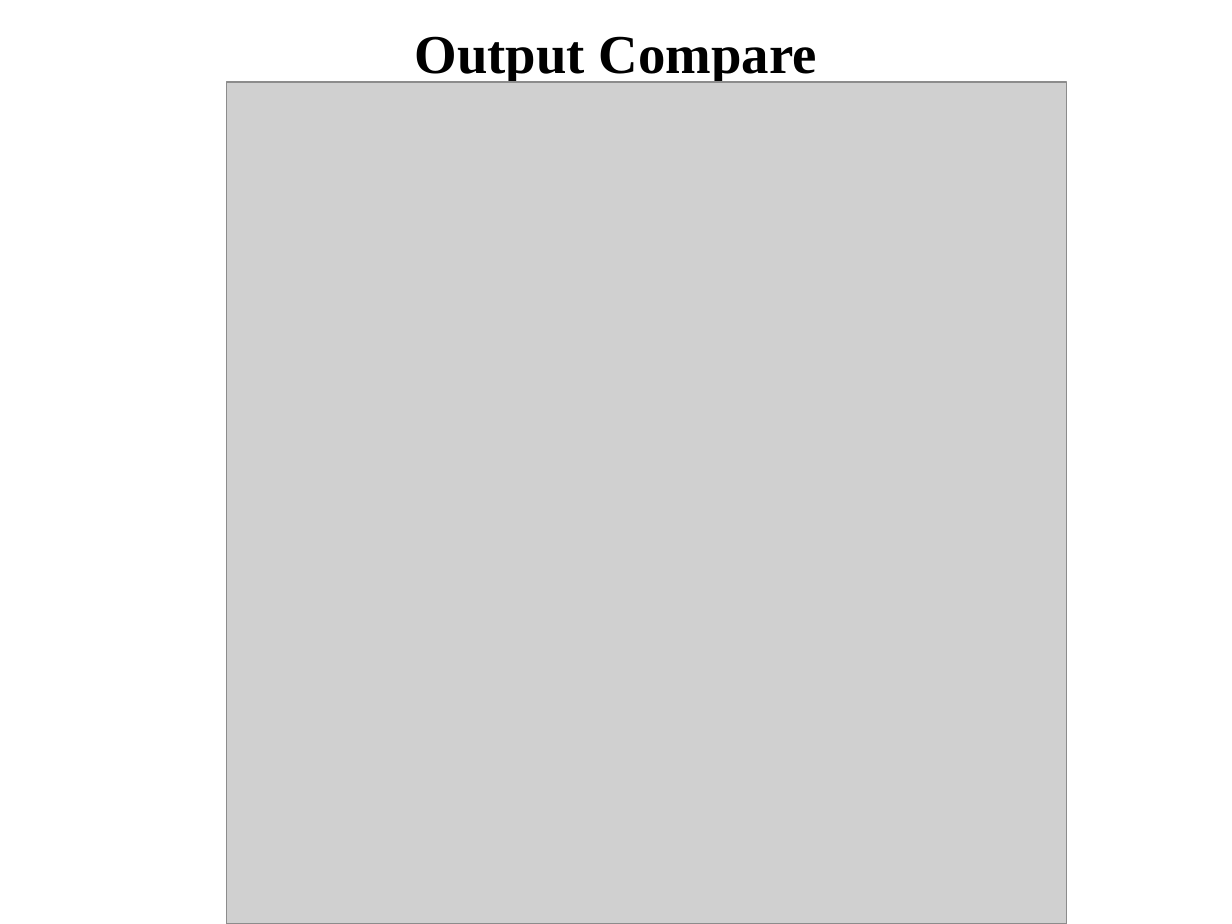
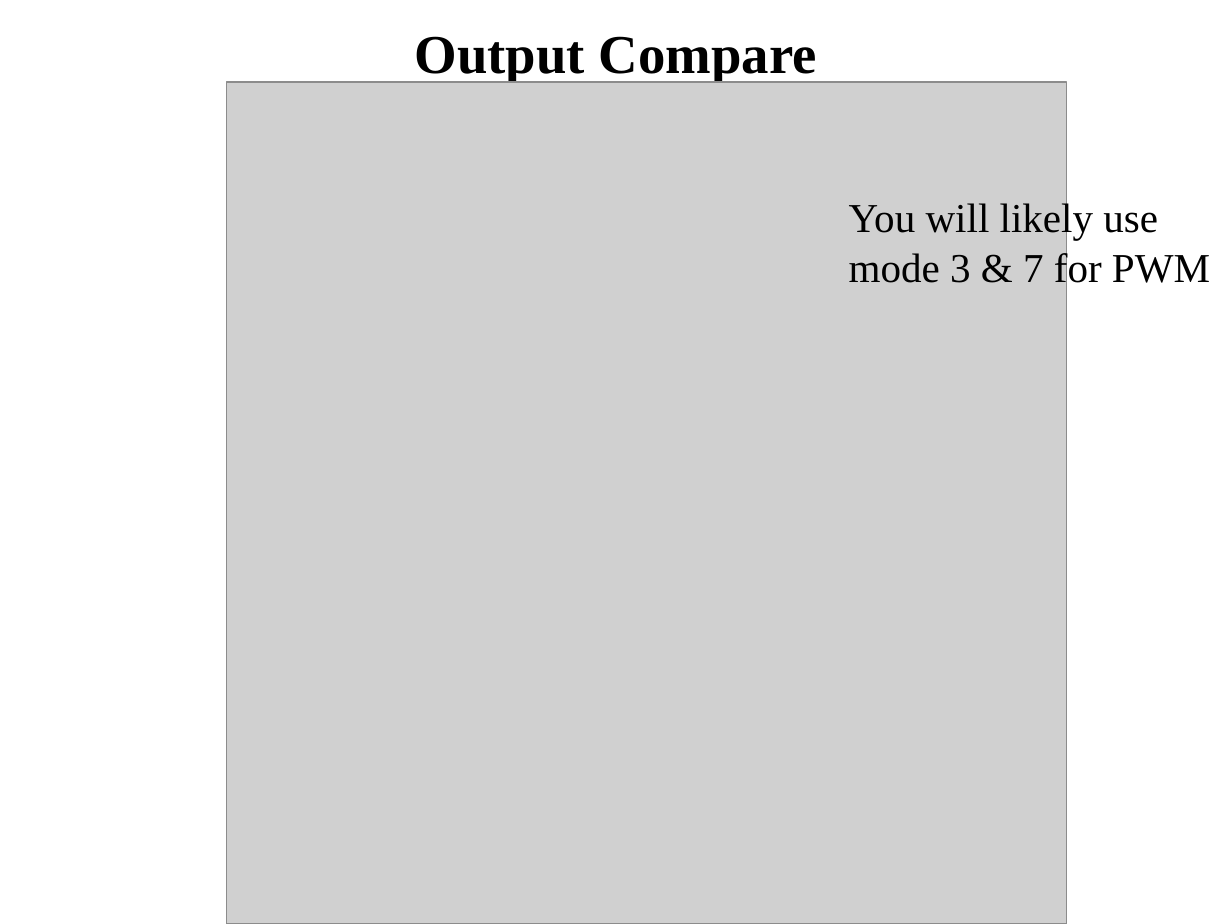
Before and after one commit to pw4rn3r/ECE382, a slide deck: slide 24 of notes/L31/Lsn32.pptx (slide 17 before the commit). Drawn at 1232x924 pixels with LibreOffice and Linux fonts; fonts in the diff are those of the drawing; grey boxes stand for pictures. Boxes give left, top, right and bottom in pixels: in the first picture for what was removed or moved away, otherwise in the second. Text is boxed around its words. In the diff, an @@ line names an element or a change of style, - is before the commit and + after.

```diff
--- a/notes/L31/Lsn32.pptx
+++ b/notes/L31/Lsn32.pptx
@@ text added at (849,200,1210,289), 24 pt, text #000000 @@
+You will likely use mode 3 & 7 for PWM
```
Also in this commit, not shown: 7 other slides changed, 11 slides added, 2 slides removed.
